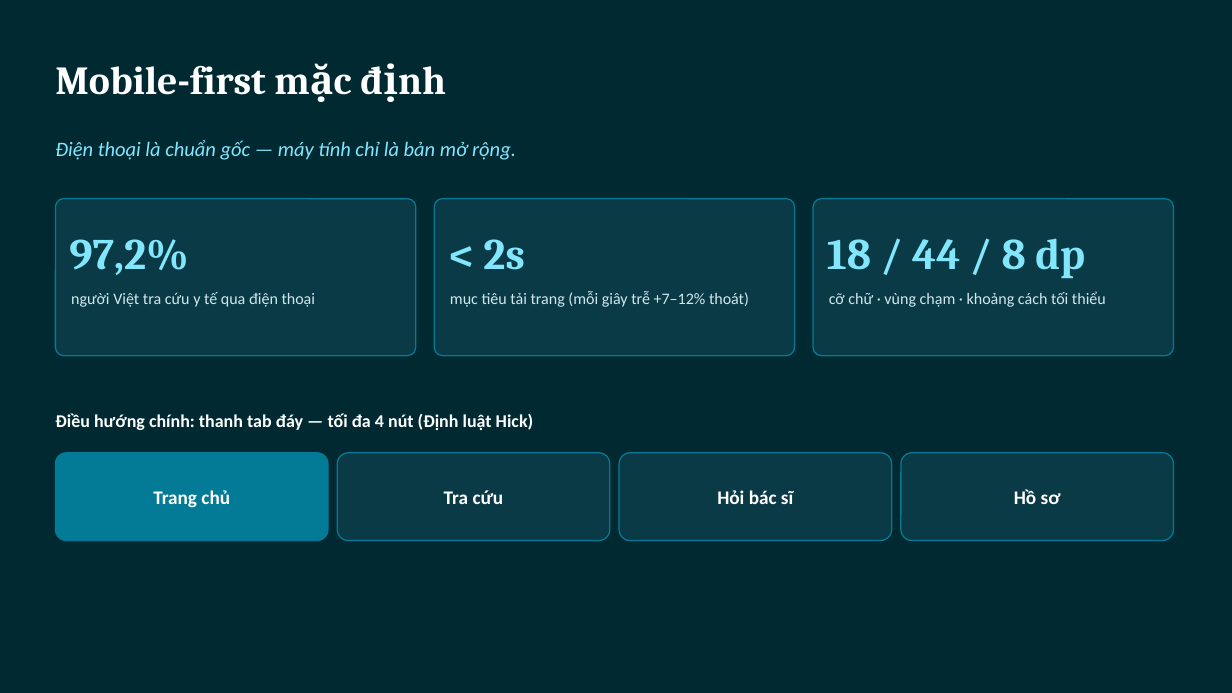
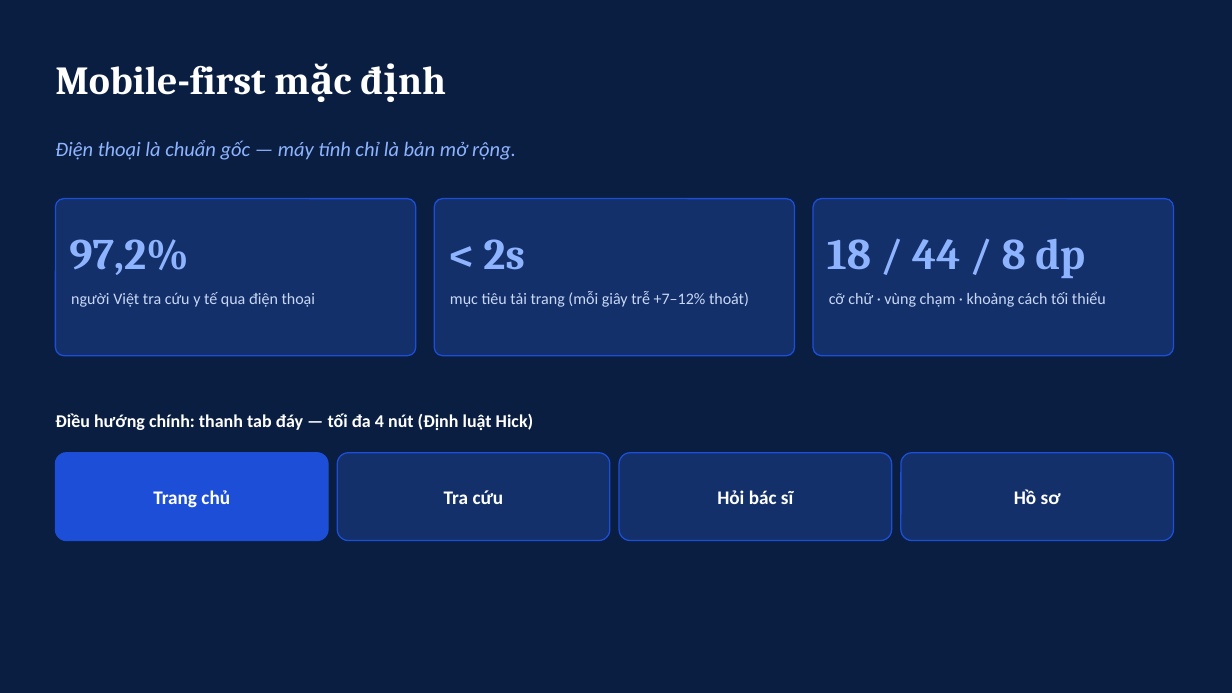
Before and after one commit to HT200/CCHC-Project, a slide deck: slide 5 of docs/CCHC-Thiet-ke-UIUX-Presentation.pptx. Drawn at 1232x693 pixels with LibreOffice and Linux fonts; fonts in the diff are those of the drawing. Boxes give left, top, right and bottom in pixels: in the first picture for what was removed or moved away, otherwise in the second. Text is boxed around its words. In the diff, an @@ line names an element or a change of style, - is before the commit and + after.

```diff
--- a/docs/CCHC-Thiet-ke-UIUX-Presentation.pptx
+++ b/docs/CCHC-Thiet-ke-UIUX-Presentation.pptx
@@ background #012932 to #0A1E42 @@
@@ text colour #82E6FD to #8FB4FF in 4 elements at (x1=55, y1=140, x2=516, y2=160), (x1=69, y1=239, x2=189, y2=275), (x1=483, y1=239, x2=524, y2=270), (x1=827, y1=238, x2=1085, y2=278) @@
@@ text colour #CFE8F0 to #C9D8F5 in 3 elements at (x1=71, y1=292, x2=316, y2=307), (x1=450, y1=291, x2=749, y2=307), (x1=829, y1=291, x2=1106, y2=307) @@
@@ rounded rectangle at (x1=55, y1=453, x2=328, y2=541): fill #037B96 to #1D4ED8; outline #037B96 1 pt to #1D4ED8 1 pt @@
@@ fill #0A3A45 to #13306B; outline #037B96 1 pt to #1D4ED8 1 pt in 6 elements at (x1=55, y1=199, x2=416, y2=356), (x1=434, y1=199, x2=795, y2=356), (x1=813, y1=199, x2=1174, y2=356), (x1=337, y1=453, x2=610, y2=541), (x1=619, y1=453, x2=892, y2=541), (x1=901, y1=453, x2=1174, y2=541) @@
```
Also in this commit, not shown: 10 other slides changed, 6 other files.
